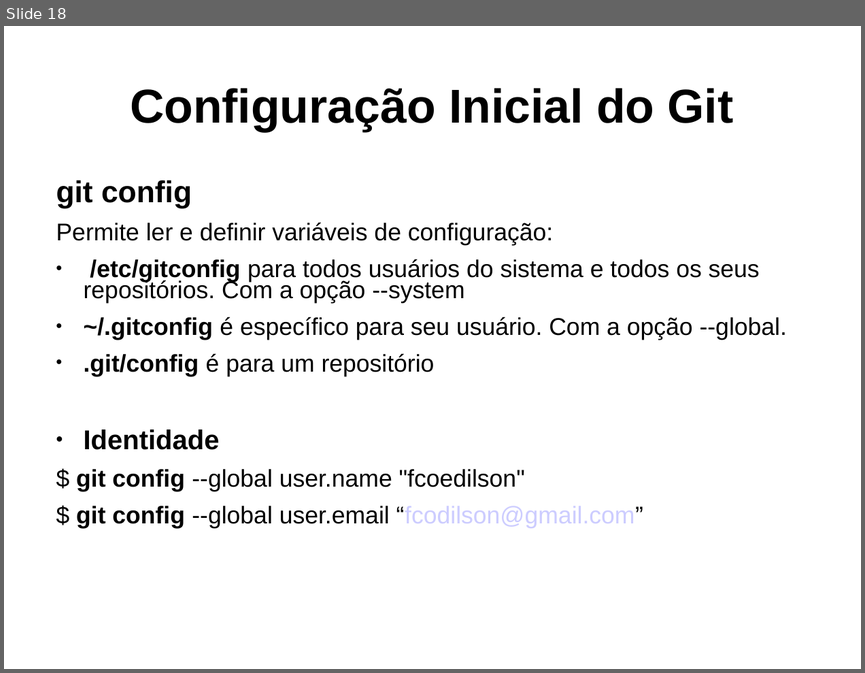
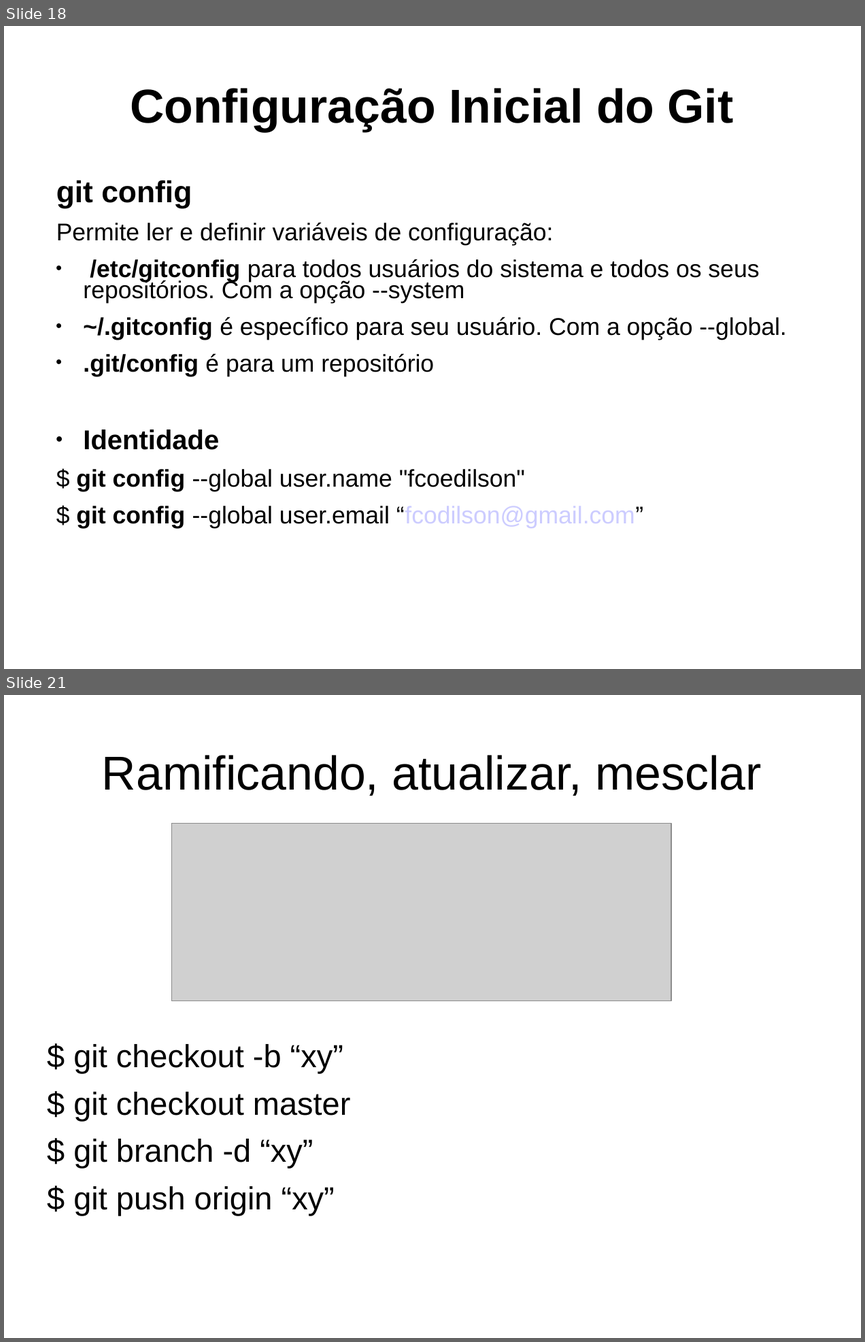
Before and after one commit to fcoedilson/engsoft, a slide deck: apresentacao_git_fa7_eng_soft/apresentacao_git_edilson_fa7.ppt. Shown one above the other, each under a label of ours: slide 18 before the commit, slides 18 and 21 after it; the slides between them are not shown. The pictures are 865x673 and 865x1342 pixels, drawn with LibreOffice and Linux fonts; fonts in the diff are those of the drawing; grey boxes stand for pictures. Boxes give left, top, right and bottom in pixels: in the first picture for what was removed or moved away, otherwise in the second. Text is boxed around its words. In the diff, an @@ line names an element or a change of style, - is before the commit and + after.

```diff
--- a/apresentacao_git_fa7_eng_soft/apresentacao_git_edilson_fa7.ppt
+++ b/apresentacao_git_fa7_eng_soft/apresentacao_git_edilson_fa7.ppt
@@ slide 21 added at [4,695,861,1338], background #FFFFFF @@
@@ title added at [102,755,761,796], 44 pt, text #000000 @@
+Ramificando, atualizar, mesclar
@@ picture added at [171,824,671,1000] @@
@@ text added at [73,1044,351,1215], 29.6 pt, text #000000 @@
+$ git checkout -b “xy”
+$ git checkout master
+$ git branch -d “xy”
+$ git push origin “xy”
```
Also in this commit, not shown: 1 slide changed, 1 other slide added, 3 other files.
